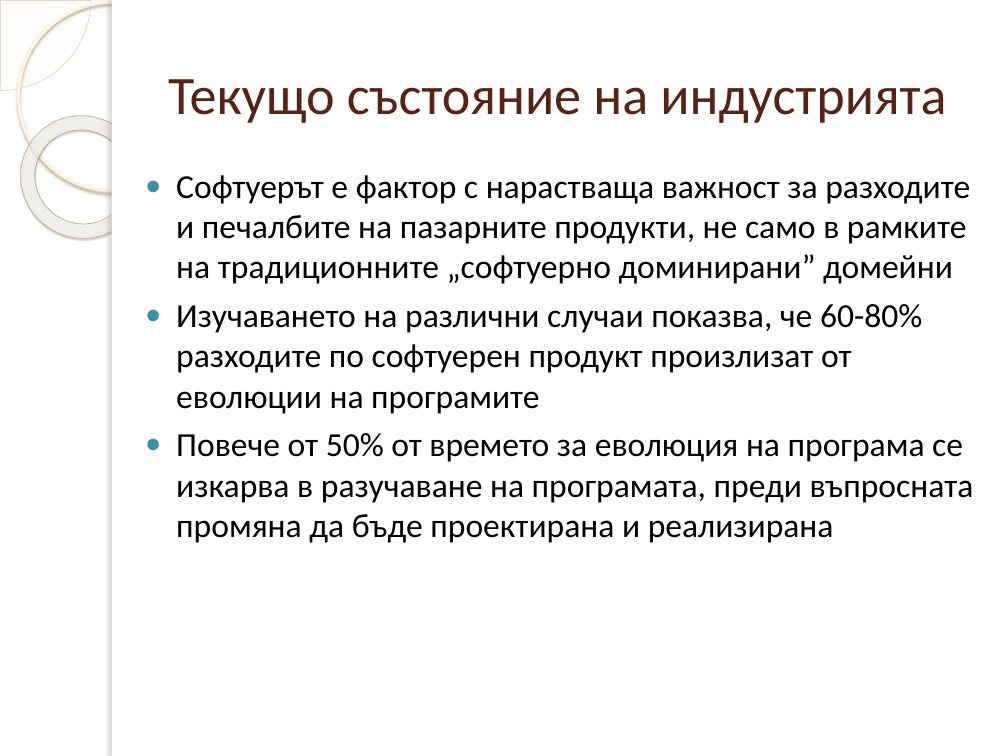
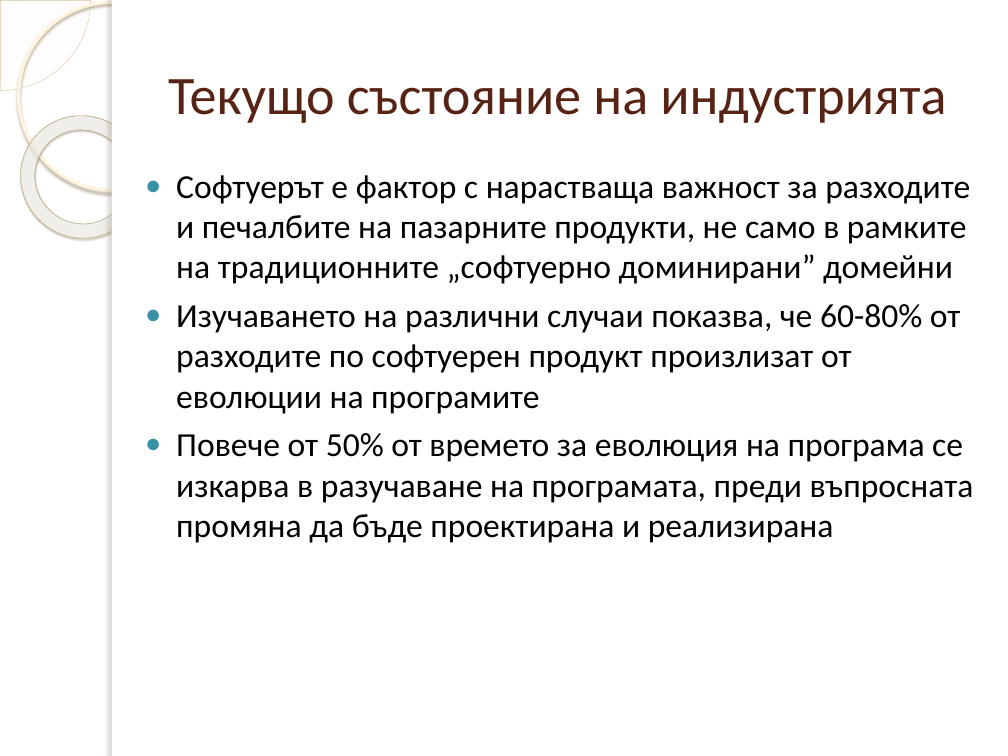
Before and after one commit to dmanev/ArchExtractor, a slide deck: slide 3 of ArchExtractor/doc/Presentation.pptx. Drawn at 1008x756 pixels with LibreOffice and Linux fonts; fonts in the diff are those of the drawing; background and template pictures are left out. Boxes give left, top, right and bottom in pixels: in the first picture for what was removed or moved away, otherwise in the second. Text is boxed around its words. In the diff, an @@ line names an element or a change of style, - is before the commit and + after.

```diff
--- a/ArchExtractor/doc/Presentation.pptx
+++ b/ArchExtractor/doc/Presentation.pptx
@@ text at box(176, 304, 961, 414): text changed @@
-● Изучаването на различни случаи показва, че 60-80% разходите по софтуерен продукт произлизат от еволюции на програмите
+● Изучаването на различни случаи показва, че 60-80% от разходите по софтуерен продукт произлизат от еволюции на програмите
```
Also in this commit, not shown: 5 other slides changed, 8 slides added, 3 other files.
